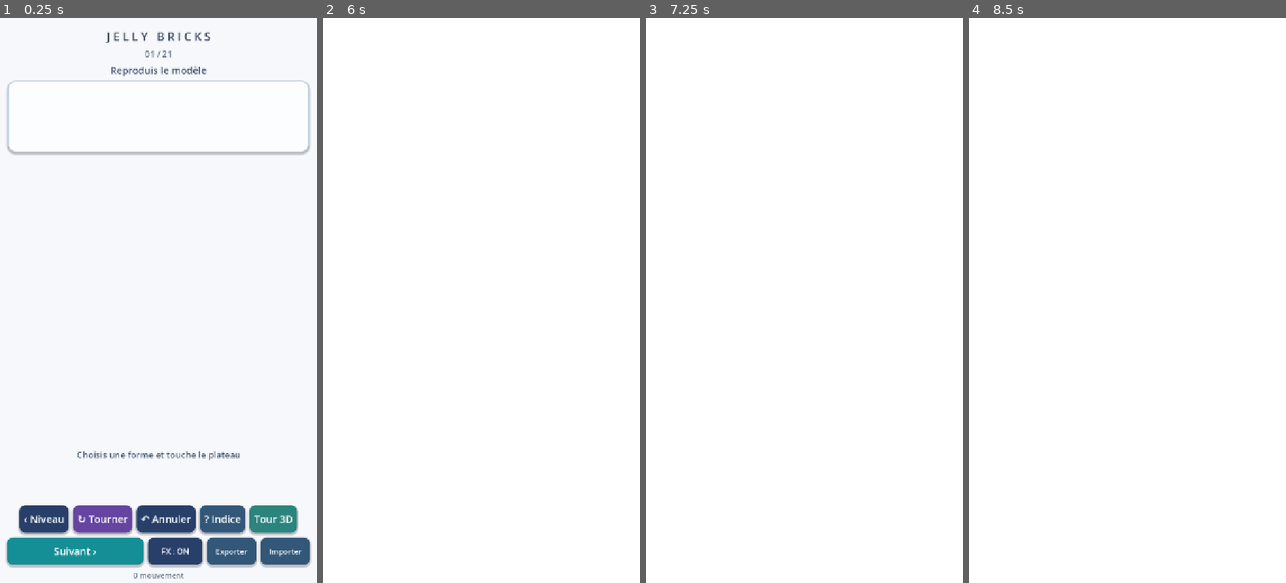
Above: before the commit, frames 1-4 (left to right).
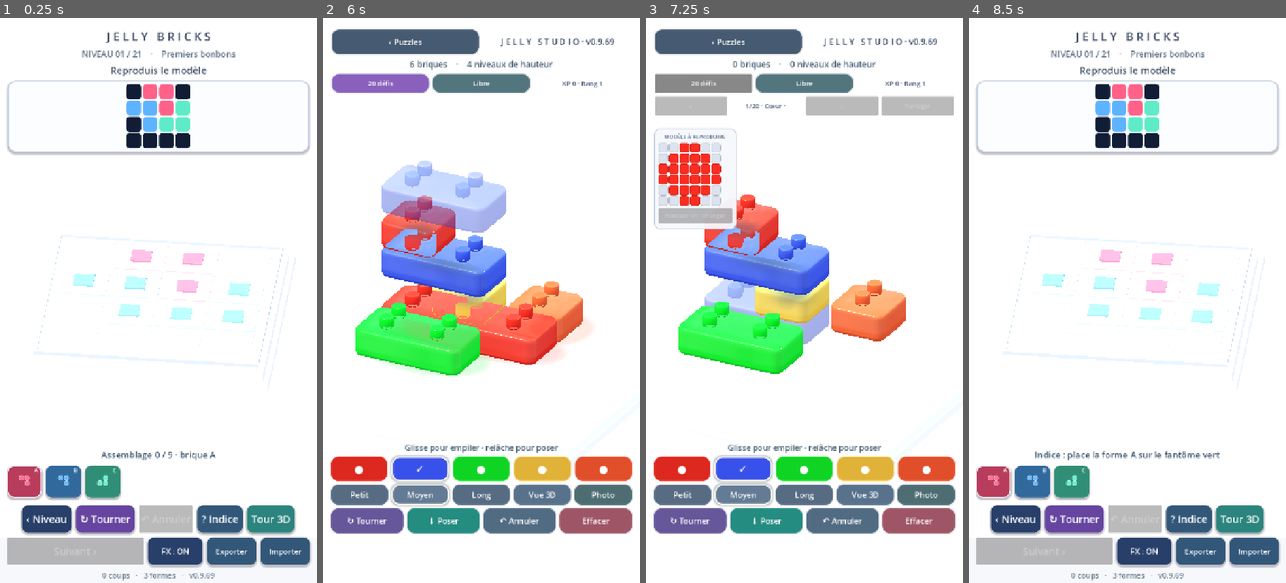
Above: after the commit, the same moments.

Repository: dbrckk/Jelly-bricks
Game: Godot game, scene res://scenes/main.tscn
Two runs of this game, one before a commit and one after it. Both use one fixed random seed, a clock stepped at 60 frames per second and the inputs below.
Inputs (mouse positions are in pixels of both pictures, inside the frame that each line leads up to):
- Up to frame 1 (0.25 s): no input
- Up to frame 2 (6 s): click "‹ Niveau" at 0.5 s; click (348, 481) at 1.27 s; click (386, 481) at 2.02 s; click (424, 481) at 2.77 s; click "‹ Niveau" at 3.5 s; click "↻ Tourner" at 4.25 s; click "? Indice" at 5 s; click "Tour 3D" at 5.75 s
- Up to frame 3 (7.25 s): click (703, 85) at 6.5 s, where only the run after the commit has a clickable "20 défis"
- Up to frame 4 (8.5 s): click (1127, 85) at 7.25 s, where only the run after the commit has a clickable "Libre"; click (1051, 40) at 8 s, where only the run after the commit has a clickable "‹ Puzzles"

The runs differ from the first frame. In frame 1, 11% of the frame differs, in the area x 1-95%, y 5-100%; in frame 2, 32%; in frame 3, 33%, in the area x 2-98%, y 2-92%; in frame 4, 17%.
Error before the commit: Parse Error: Identifier "_enter_challenge" not declared in the current scope. (res://scripts/stack_mode.gd:402)

Commit message:
feat(godot): playable 20-stage campaign, layered goal preview, progress, victory, score and Android share sheet

Diff:
--- a/native-godot/scripts/stack_mode.gd
+++ b/native-godot/scripts/stack_mode.gd
@@ -2071,6 +2071,207 @@
         return false
     return true
 
+## Challenge progression is deliberately orthogonal to the 21 classic
+## puzzles and to the Studio's original free-form save file. Every level
+## has its own independently recoverable draft.
+func _active_save_path() -> String:
+    if challenge_mode:
+        return CHALLENGE_SAVE_PATH + str(challenge_index) + ".json"
+    return SAVE_PATH
+
+func _target() -> Dictionary:
+    if challenge_levels.is_empty():
+        return {}
+    return challenge_levels[clampi(
+        challenge_index, 0, challenge_levels.size() - 1)]
+
+func _enter_challenge() -> void:
+    if challenge_levels.size() != 20:
+        _refresh_labels("Catalogue de défis indisponible")
+        return
+    if not challenge_mode and not _save():
+        _refresh_labels("Sauvegarde libre indisponible · mode conservé")
+        return
+    var desired: int = int(challenge_profile.get("unlocked", 0))
+    if challenge_mode:
+        desired = challenge_index
+    challenge_mode = true
+    _select_challenge(clampi(desired, 0, 19))
+
+func _exit_challenge() -> void:
+    if not challenge_mode:
+        return
+    challenge_mode = false
+    challenge_awarded = false
+    var saved: Dictionary = _read_valid_studio_file(SAVE_PATH)
+    if saved.get("ok", false) and _load_entries(saved["bricks"]):
+        pass
+    else:
+        _seed_showcase()
+    _rebuild()
+    _refresh_challenge_ui()
+    _refresh_labels("Mode libre · invente tes propres sculptures")
+
+func _select_challenge(next_index: int) -> void:
+    if not challenge_mode:
+        return
+    if next_index < 0 or next_index >= challenge_levels.size():
+        return
+    if next_index > int(challenge_profile.get("unlocked", 0)):
+        _refresh_labels("Niveau verrouillé · termine le défi précédent")
+        return
+    challenge_index = next_index
+    challenge_preview_layer = 0
+    challenge_awarded = false
+    challenge_last_reward.clear()
+    challenge_undos = 0
+    challenge_start_msec = Time.get_ticks_msec()
+    bricks.clear()
+    occupancy.clear()
+    var path: String = _active_save_path()
+    var raw: Variant = JSON.parse_string(
+        FileAccess.get_file_as_string(path)) if FileAccess.file_exists(path) \
+        else null
+    var saved: Dictionary = _read_valid_studio_file(path)
+    if raw is Dictionary and int(raw.get("challenge", -1)) == next_index \
+            and saved.get("ok", false):
+        _load_entries(saved["bricks"])
+    challenge_moves = bricks.size()
+    if not _save():
+        push_warning("Could not persist active Jelly sculpture level")
+    var check: Dictionary = CHALLENGE_PROGRESS.compare(bricks, _target())
+    challenge_awarded = check["complete"] and challenge_profile[
+        "completed"].has(str(challenge_index))
+    _rebuild()
+    _refresh_challenge_ui()
+    _refresh_labels()
+
+func _cycle_challenge_layer() -> void:
+    if not challenge_mode:
+        return
+    var layers: Array = _target()["layers"]
+    challenge_preview_layer = (challenge_preview_layer + 1) % layers.size()
+    _draw_challenge_model()
+
+func _draw_challenge_model() -> void:
+    if challenge_grid == null or challenge_levels.is_empty():
+        return
+    for tile in challenge_grid.get_children():
+        challenge_grid.remove_child(tile)
+        tile.queue_free()
+    var layers: Array = _target()["layers"]
+    challenge_preview_layer = clampi(challenge_preview_layer, 0,
+        layers.size() - 1)
+    var plane: Array = layers[challenge_preview_layer]
+    for row in range(GRID):
+        var line: String = plane[row]
+        for col in range(GRID):
+            var symbol: String = line.substr(col, 1)
+            var fill: Color = Color("#dce3ef")
+            if CHALLENGES.COLOR_CODES.has(symbol):
+                fill = Color(COLORS[CHALLENGES.COLOR_CODES[symbol]])
+            elif challenge_preview_layer > 0:
+                var below: String = layers[challenge_preview_layer - 1][
+                    row].substr(col, 1)
+                if CHALLENGES.COLOR_CODES.has(below):
+                    fill = Color(COLORS[CHALLENGES.COLOR_CODES[below]]).lerp(
+                        Color("#f5f7fc"), .76)
+            var square := Panel.new()
+            square.custom_minimum_size = Vector2(22, 22)
+            square.mouse_filter = Control.MOUSE_FILTER_IGNORE
+            var paint := StyleBoxFlat.new()
+            paint.bg_color = fill
+            paint.border_color = fill.darkened(.16)
+            paint.set_border_width_all(1)
+            paint.set_corner_radius_all(4)
+            square.add_theme_stylebox_override("panel", paint)
+            challenge_grid.add_child(square)
+    challenge_layer_button.text = "Hauteur %d/%d · changer" % [
+        challenge_preview_layer + 1, layers.size()]
+    challenge_layer_button.disabled = layers.size() < 2
+
+func _refresh_challenge_ui() -> void:
+    if challenge_bar == null:
+        return
+    challenge_bar.visible = challenge_mode
+    challenge_preview.visible = active and challenge_mode and not photo_mode
+    challenge_rank_label.text = "XP %d · Rang %d" % [
+        int(challenge_profile.get("xp", 0)),
+        CHALLENGE_PROGRESS.rank(int(challenge_profile.get("xp", 0)))]
+    if not challenge_mode or challenge_levels.is_empty():
+        return
+    var level: Dictionary = _target()
+    var best: Dictionary = challenge_profile["completed"].get(
+        str(challenge_index), {})
+    challenge_title.text = "%d/20 · %s · %s" % [
+        challenge_index + 1, String(level["title"]),
+        "★".repeat(int(best.get("stars", 0)))]
+    challenge_prev.disabled = challenge_index == 0
+    challenge_next.disabled = challenge_index >= mini(19,
+        int(challenge_profile["unlocked"]))
+    challenge_share.disabled = best.is_empty()
+    _draw_challenge_model()
+
+func _challenge_check() -> void:
+    if not challenge_mode or challenge_awarded:
+        return
+    var level: Dictionary = _target()
+    var result: Dictionary = CHALLENGE_PROGRESS.compare(bricks, level)
+    if not result["complete"]:
+        _refresh_labels()
+        return
+    var elapsed: int = maxi(0, int(
+        (Time.get_ticks_msec() - challenge_start_msec) / 1000))
+    var reward: Dictionary = CHALLENGE_PROGRESS.award(
+        level, challenge_moves, challenge_undos, elapsed)
+    var rollback: Dictionary = challenge_profile.duplicate(true)
+    var claim: Dictionary = CHALLENGE_PROGRESS.claim(
+        challenge_profile, level, reward)
+    if not CHALLENGE_PROGRESS.save_profile(challenge_profile):
+        challenge_profile = rollback
+        _refresh_labels("Sculpture réussie · sauvegarde XP indisponible")
+        return
+    challenge_last_reward = reward
+    challenge_awarded = true
+    _refresh_challenge_ui()
+    _refresh_labels("Sculpture parfaite ! %d points · %d XP" % [
+        int(reward["score"]), int(claim["earned_xp"])])
+    host._play_feedback("win", 40)
+    challenge_win_dialog.dialog_text = (
+        "%s reproduit !\n\nScore : %d points\nÉtoiles : %d/3\nXP gagné : +%d\n"
+        + "XP total : %d · Rang : %d\n\n%s"
+    ) % [String(level["title"]), int(reward["score"]),
+        int(reward["stars"]), int(claim["earned_xp"]),
+        int(claim["total_xp"]), int(claim["rank"]),
+        "Niveau suivant débloqué !" if challenge_index < 19 \
+        else "Tu as terminé les 20 sculptures !"]
+    if active:
+        challenge_win_dialog.popup_centered()
+
+func _share_challenge() -> void:
+    if not challenge_mode:
+        return
+    var level: Dictionary = _target()
+    var best: Dictionary = challenge_profile["completed"].get(
+        str(challenge_index), {})
+    if best.is_empty():
+        _refresh_labels("Réussis cette sculpture avant de la partager")
+        return
+    var message: String = CHALLENGE_PROGRESS.share_message(
+        level, best, challenge_profile)
+    # Always provide a fallback even if the Android share UI is missing.
+    DisplayServer.clipboard_set(message)
+    if Engine.has_singleton("AndroidRuntime"):
+        var runtime = Engine.get_singleton("AndroidRuntime")
+        var intent_class = JavaClassWrapper.wrap("android.content.Intent")
+        var intent = intent_class.Intent()
+        intent.setAction(intent_class.ACTION_SEND)
+        intent.putExtra(intent_class.EXTRA_TEXT, message)
+        intent.setType("text/plain")
+        runtime.getActivity().startActivity(
+            intent_class.createChooser(intent, "Partager Jelly Bricks"))
+    _refresh_labels("Réussite copiée · partage possible dans tes applications")
+
 func _usable_area(screen: Vector2) -> bool:
     var viewport := get_viewport().get_visible_rect().size
     return screen.x >= 0 and screen.y >= 0 \
